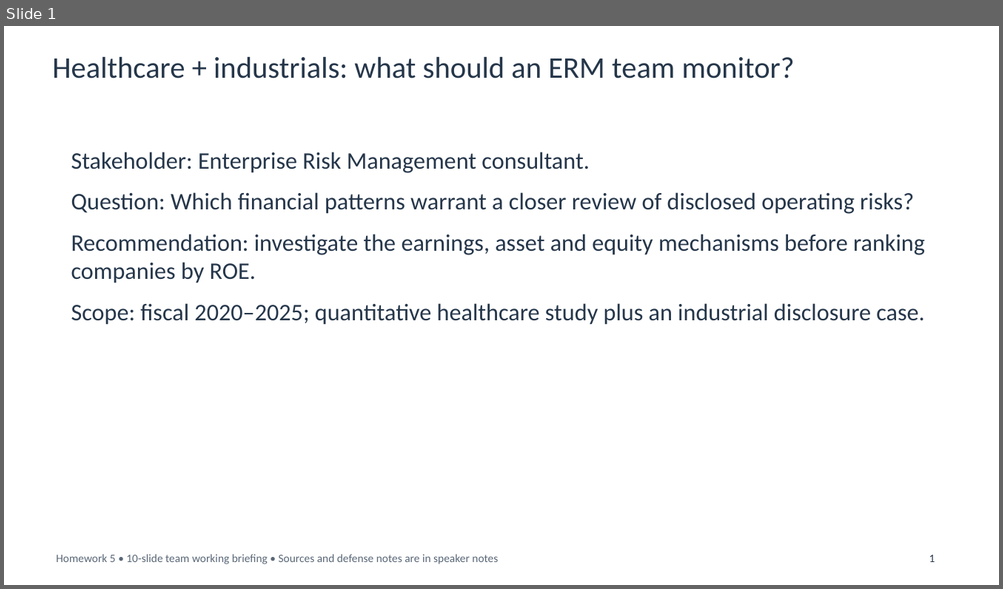
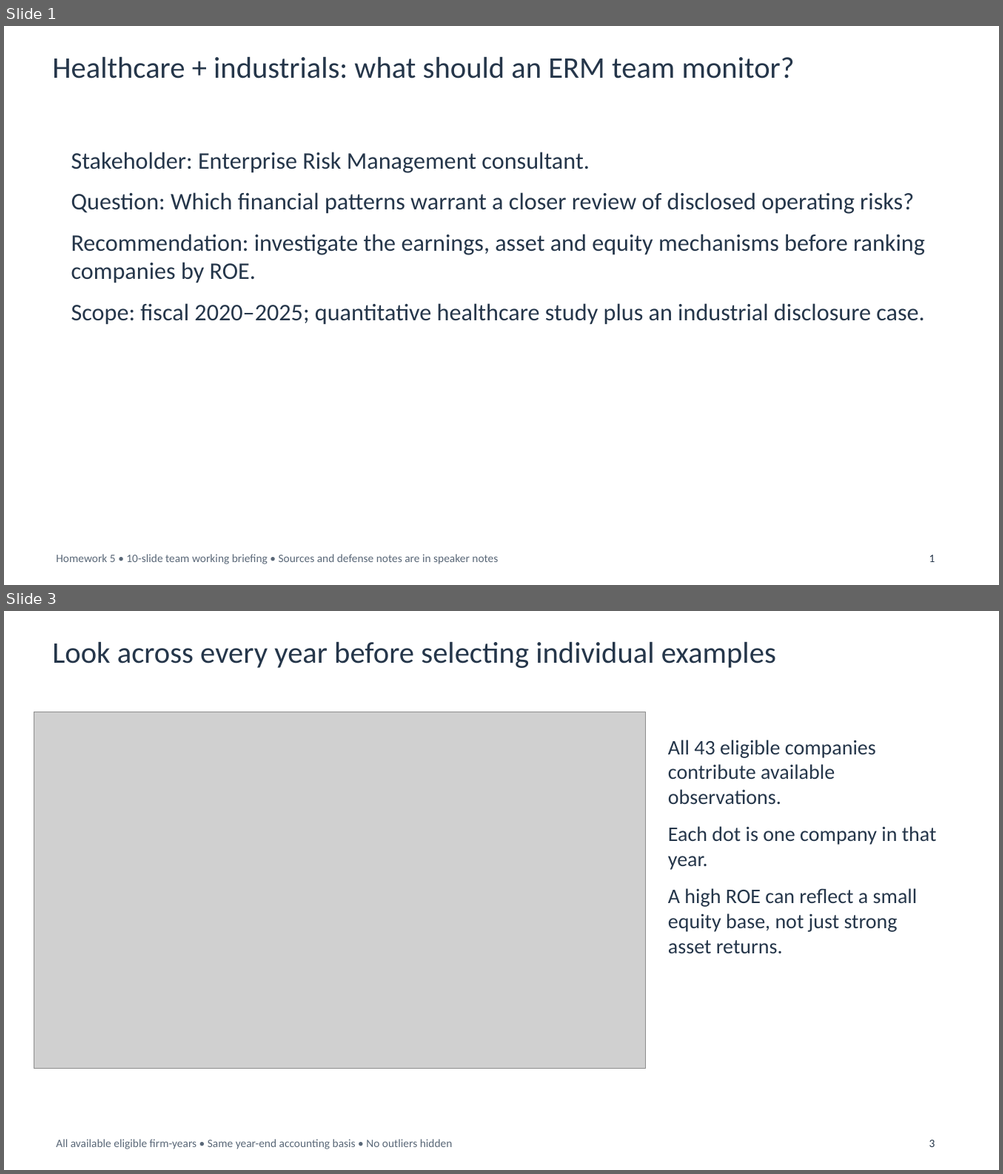
Before and after one commit to chocojawns/DA401, a slide deck: presentations/homework5_team/Homework5_Team_10_Slides.pptx. Shown one above the other, each under a label of ours: slide 1 before the commit, slides 1 and 3 after it; the slides between them are not shown. The pictures are 1003x589 and 1003x1174 pixels, drawn with LibreOffice and Linux fonts; fonts in the diff are those of the drawing; grey boxes stand for pictures. Boxes give left, top, right and bottom in pixels: in the first picture for what was removed or moved away, otherwise in the second. Text is boxed around its words. In the diff, an @@ line names an element or a change of style, - is before the commit and + after.

Commit message:
Expand healthcare briefing to all eligible firms and annual DuPont contributions

```diff
--- a/presentations/homework5_team/Homework5_Team_10_Slides.pptx
+++ b/presentations/homework5_team/Homework5_Team_10_Slides.pptx
@@ slide 3 added at (4, 611, 999, 1170), background #FFFFFF @@
@@ text added at (52, 641, 776, 668), 29 pt, text #25364A @@
+Look across every year before selecting individual examples
@@ picture added at (34, 712, 646, 1068) @@
@@ text added at (668, 740, 936, 954), 20 pt, text #25364A @@
+All 43 eligible companies contribute available observations.
+Each dot is one company in that year.
+A high ROE can reflect a small equity base, not just strong asset returns.
@@ text added at (56, 1139, 452, 1150), 11 pt, text #596777 @@
+All available eligible firm-years • Same year-end accounting basis • No outliers hidden
@@ text added at (929, 1140, 935, 1147), 11 pt, text #25364A @@
+3
```
Also in this commit, not shown: 1 slide changed, 1 other slide added, 2 slides removed, 11 other files.
